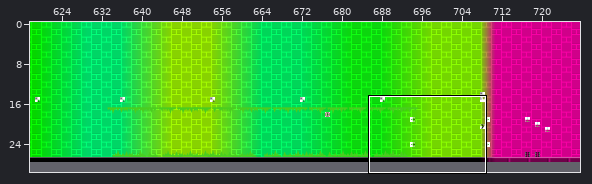
Two states of a Tiled map, levels/chr_data/tmx/dryout.tmx. The first picture is a wide view before the edit; the outline marks the close-up.
Close-up. Old version:
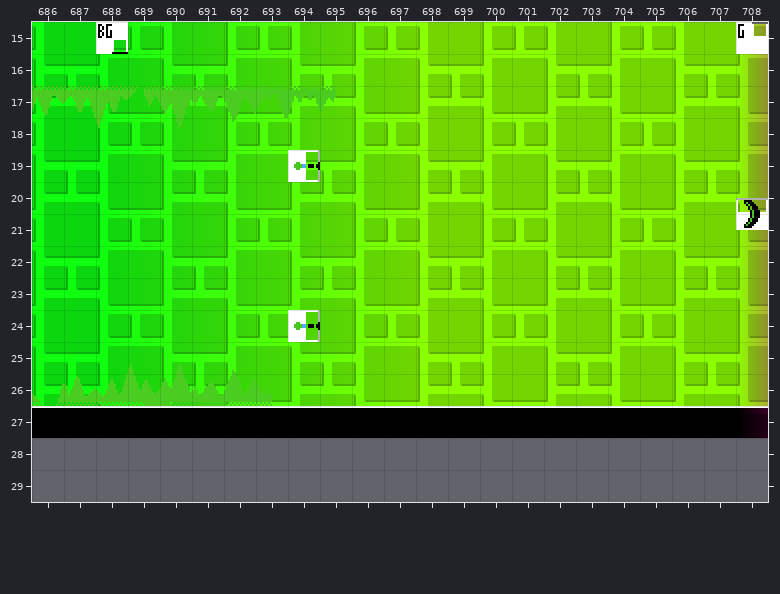
Cells are 16x16 px. Shown: x 686..708, y 15..29. Not drawn, because the pictures are missing: unchanged layer "Layer 3".
Once edited:
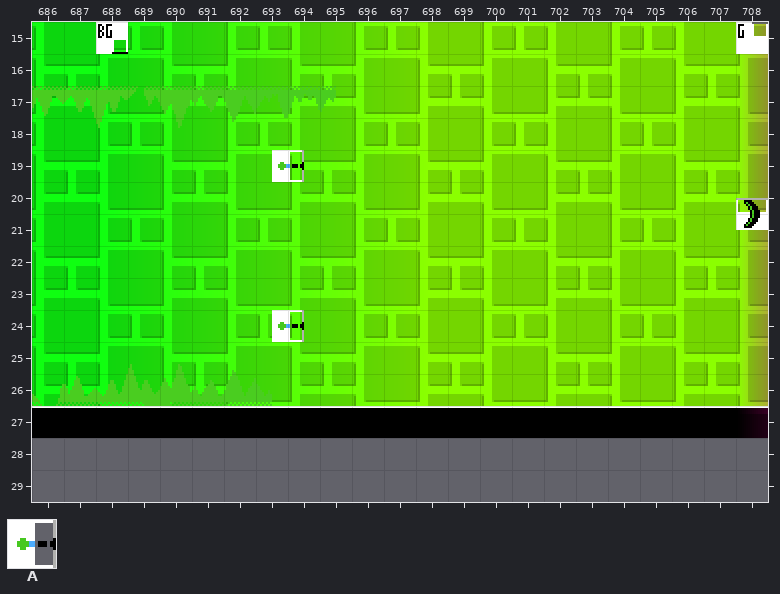
Key: from "sprites": A 62 "Decoration 62".
Objects are placed by their top-left corner, in cells (3,4 is the top-left corner of cell 3,4); size is 1x1 cell unless given.
The edit:
Layer "SP":
A new object: A "Decoration 62" at 693.5,19.
A new object: A "Decoration 62" at 693.5,24.
Object A "Decoration 62" at 694,19 is removed.
Object A "Decoration 62" at 694,24 is removed.
